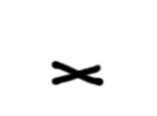
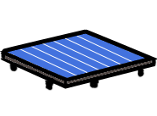
Layers edited between the first and the second 157px x 116px image:
renamed "Pasted Layer" to "Pasted Layer #1", showed it, moved it above "Layer", painted on it over (x1=0, y1=29, x2=157, y2=91)
hid "Layer" over (x1=50, y1=59, x2=105, y2=87)
